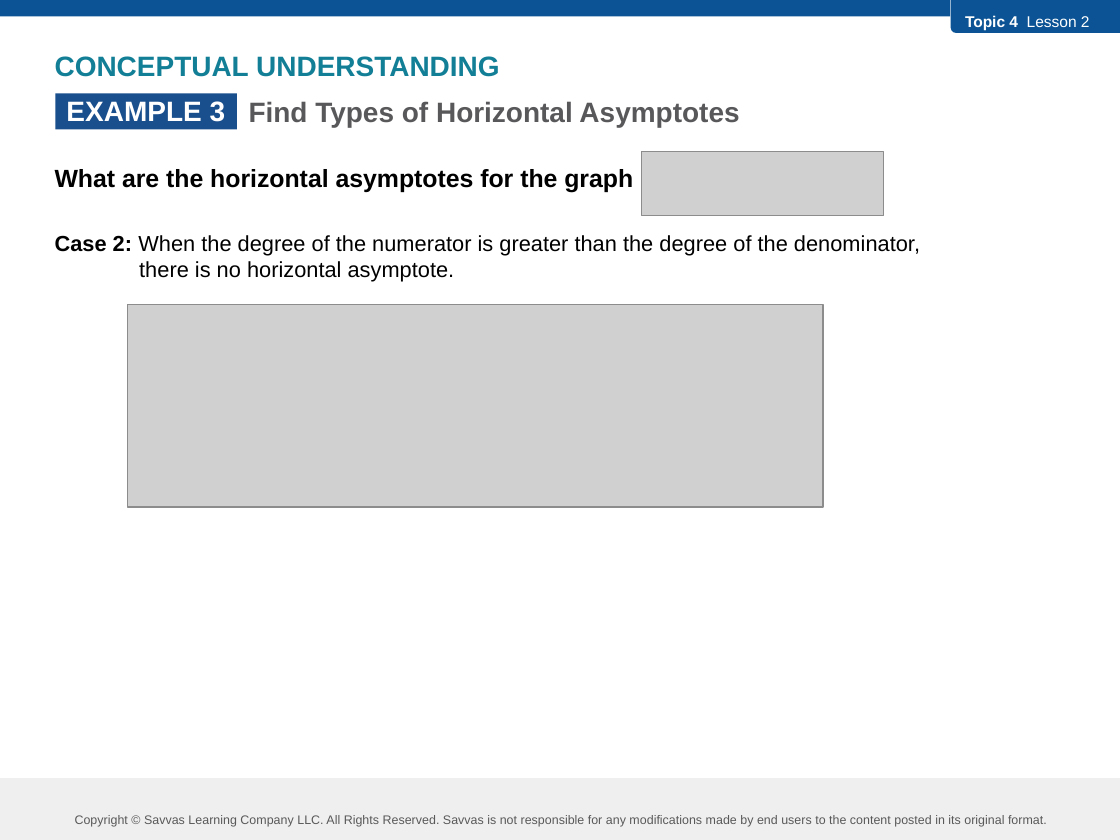
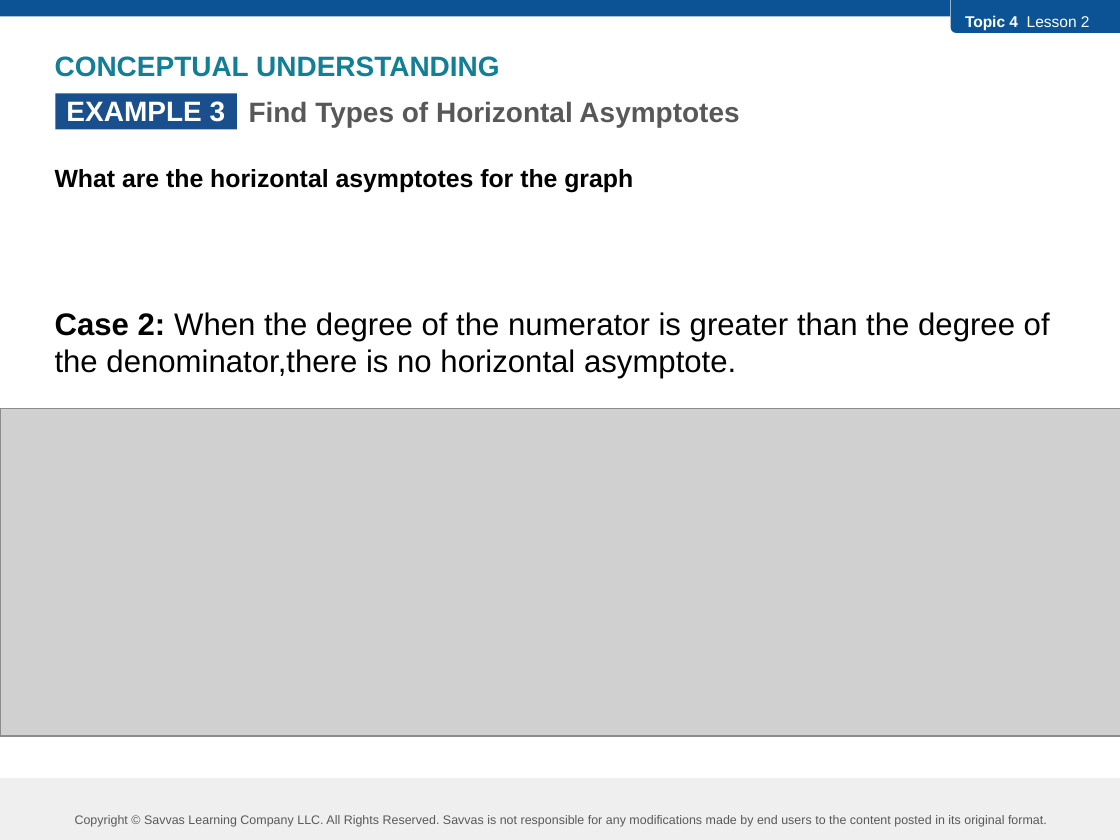
Before and after one commit to robjohncolson/feb25-25, a slide deck: slide 9 of l4-2.pptx (slide 7 before the commit). Drawn at 1120x840 pixels with LibreOffice and Linux fonts; fonts in the diff are those of the drawing; grey boxes stand for pictures. Boxes give left, top, right and bottom in pixels: in the first picture for what was removed or moved away, otherwise in the second. Text is boxed around its words. In the diff, an @@ line names an element or a change of style, - is before the commit and + after.

```diff
--- a/l4-2.pptx
+++ b/l4-2.pptx
@@ picture removed at box(642, 151, 884, 215) @@
@@ text at box(55, 312, 1050, 379): text changed; size 14 to 20 pt @@
-Case 2: When the degree of the numerator is greater than the degree of the denominator,
-there is no horizontal asymptote.
+Case 2: When the degree of the numerator is greater than the degree of the denominator,there is no horizontal asymptote.
@@ picture: place and size @@
-picture at box(128, 305, 823, 507)
+picture at box(0, 409, 1120, 736)
```
Also in this commit, not shown: 8 other slides changed, 5 slides added, 10 slides removed, 5 other files.
